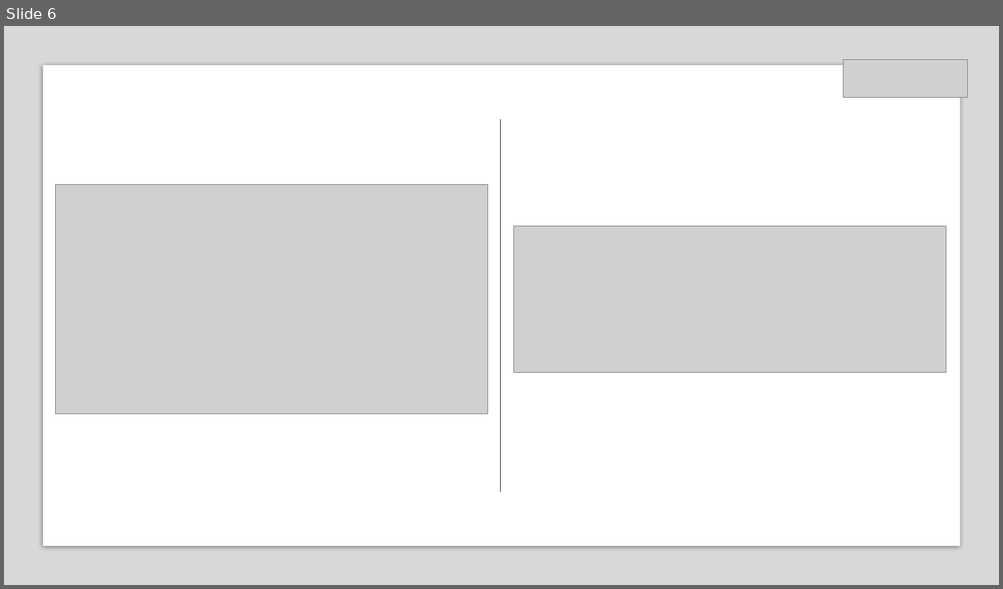
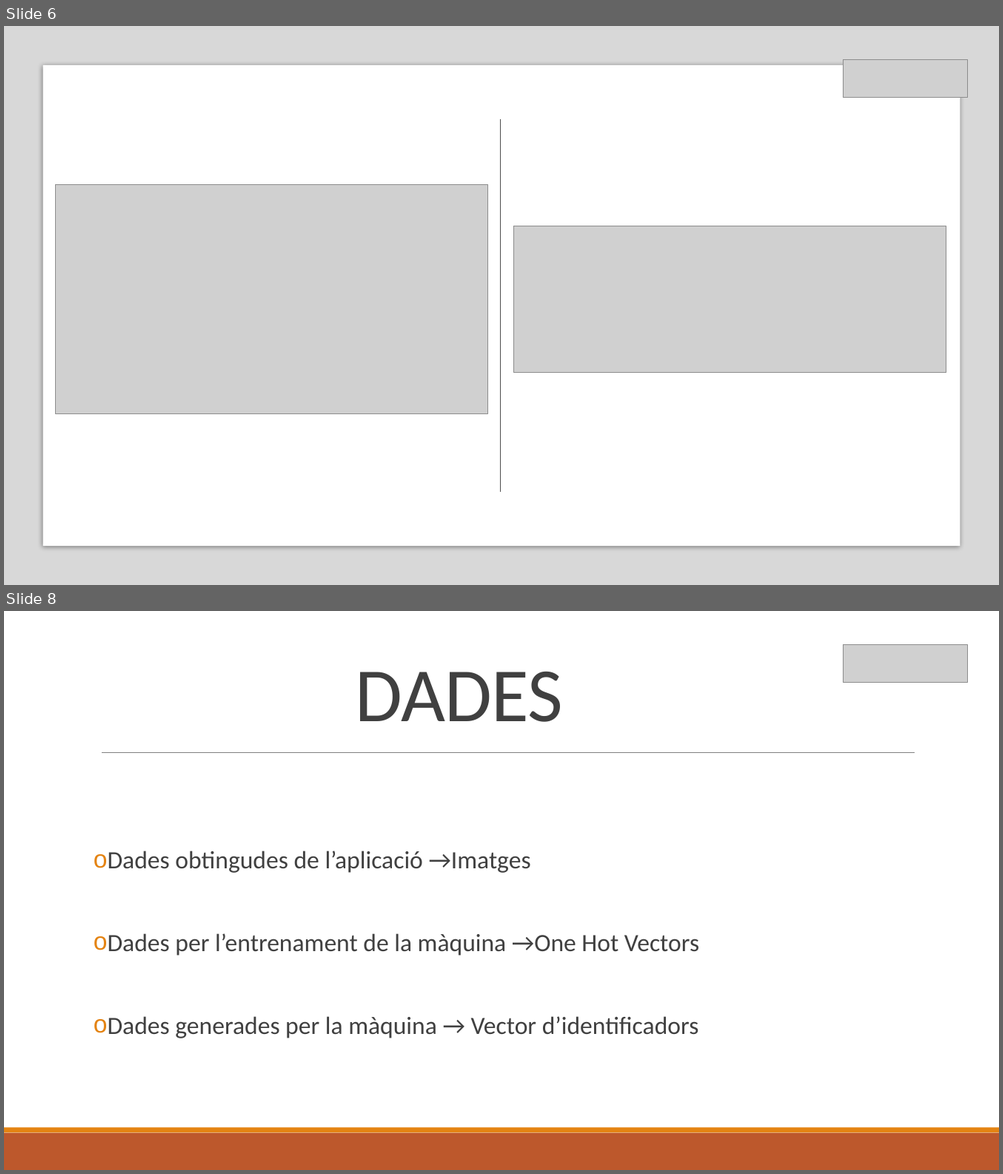
Before and after one commit to MarcFerrerMargarit/RBM_Grid_Generator, a slide deck: Presentation/Presentacio.pptx. Shown one above the other, each under a label of ours: slide 6 before the commit, slides 6 and 8 after it; the slides between them are not shown. The pictures are 1003x589 and 1003x1174 pixels, drawn with LibreOffice and Linux fonts; fonts in the diff are those of the drawing; grey boxes stand for pictures. Boxes give left, top, right and bottom in pixels: in the first picture for what was removed or moved away, otherwise in the second. Text is boxed around its words. In the diff, an @@ line names an element or a change of style, - is before the commit and + after.

```diff
--- a/Presentation/Presentacio.pptx
+++ b/Presentation/Presentacio.pptx
@@ slide 8 added at <box>4,611,999,1170</box>, background #FFFFFF @@
@@ picture added at <box>843,645,967,683</box> @@
@@ title added at <box>356,671,563,722</box>, 74 pt, text #404040 @@
+DADES
@@ line added from (102, 753) to (915, 753), #808080 0.5 pt @@
@@ text added at <box>108,851,699,1039</box>, 24 pt, text #404040 @@
+o Dades obtingudes de l’aplicació →Imatges
+o Dades per l’entrenament de la màquina →One Hot Vectors
+o Dades generades per la màquina → Vector d’identificadors
@@ rectangle added at <box>4,1133,999,1170</box>, fill #BD582C @@
@@ rectangle added at <box>4,1128,999,1133</box>, fill #E48312 @@
```
Also in this commit, not shown: 1 slide changed, 7 other slides added.
